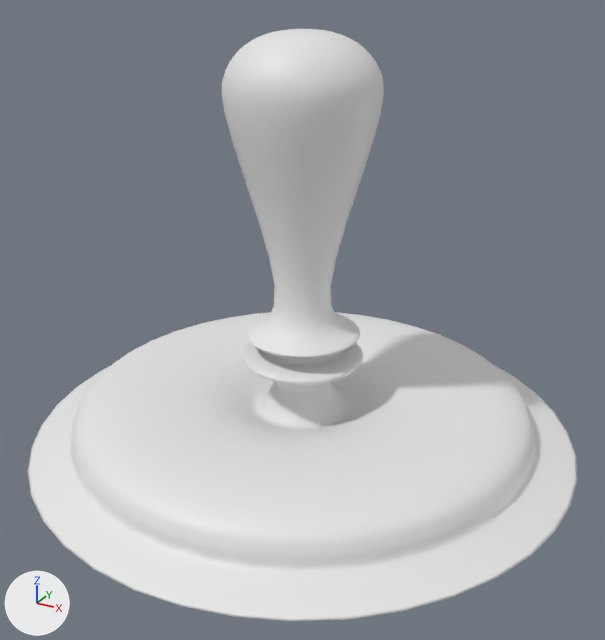
An edit to the Blender file Acrade Gaming Machine/Acrade Gaming Machine.blend, drawn before and after from the same camera.
Rendered twice from a 50 mm lens placed at (1.22, -2.22, 1.53), pointed at (0.04, -0.08, 0.46). Arrows for +X, +Y and +Z are at lower left; the lights stay in place. The same objects are shown in both versions, whatever each file hides.

Objects in the first picture: 'Joysticck'.
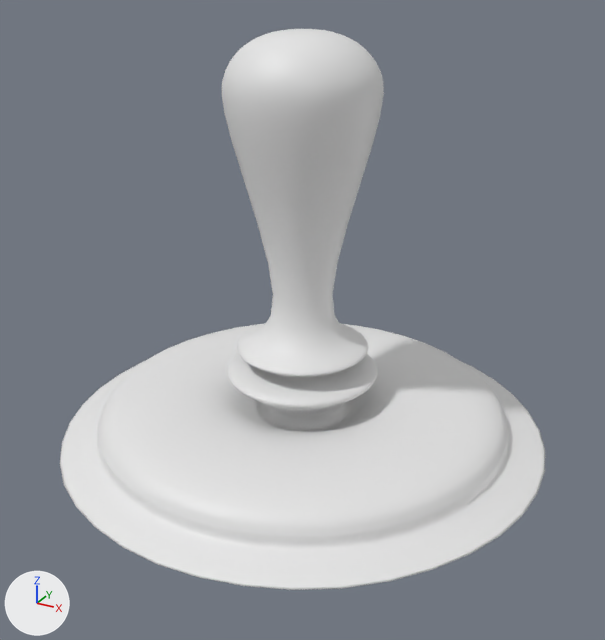
What changed in the scene script:
```text
Change me_circle:
    used by ob_joysticck; location = (0.0, 0.0, 0.0)
    remove me_circle.from_pydata(...)  # 240 vertices, 232 faces; spans x -0.95..0.95, y -1.0..1.0, z 0.0..1.33
    add me_circle.from_pydata(...)  # 240 vertices, 232 faces; spans x -0.85..0.85, y -0.89..0.89, z 0.01..1.33
    me_circle part 1: 100 of 240 vertices moved; they spanned x -0.21..0.21, y -0.23..0.23, z 0.18..0.44 and now span x -0.26..0.26, y -0.27..0.27, z 0.12..0.41; mean shift (0.0, 0.0, -0.05); largest move (-0.18, -0.06, 0.31) -> (-0.26, -0.08, 0.25)
    me_circle part 2: 24 of the vertices in x 0.0..0.95, y -1.0..-0.25, z 0.0..0.17 are scaled about their middle by (0.891, 0.891, 0.809)
    me_circle part 3: 24 of the vertices in x 0.0..0.95, y 0.25..1.0, z 0.0..0.17 are scaled about their middle by (0.891, 0.891, 0.809)
    me_circle part 4: 16 of the vertices in x -0.95..-0.47, y -0.81..-0.25, z 0.0..0.17 are scaled about their middle by (0.891, 0.891, 0.809)
    me_circle part 5: 16 of the vertices in x -0.95..-0.47, y 0.25..0.81, z 0.0..0.17 are scaled about their middle by (0.891, 0.891, 0.809)
```

Pixel boxes (x1, y1, x2, y2) of what changed, in the pictures (605 x 640 px; the box of a moved part takes in the faces that stretch with it):
'Joysticck', reshaped (12% narrower): before (28, 29, 577, 621); after (60, 29, 545, 590)
part 1 of me_circle, moved or reshaped: before (233, 143, 373, 428); after (228, 145, 378, 431)
part 2 of me_circle, moved or reshaped: before (133, 426, 531, 621); after (157, 425, 501, 590)
part 3 of me_circle, moved or reshaped: before (356, 320, 577, 555); after (365, 330, 545, 535)
part 4 of me_circle, moved or reshaped: before (28, 373, 255, 590); after (60, 378, 257, 564)
part 5 of me_circle, moved or reshaped: before (57, 312, 387, 405); after (82, 324, 379, 405)
